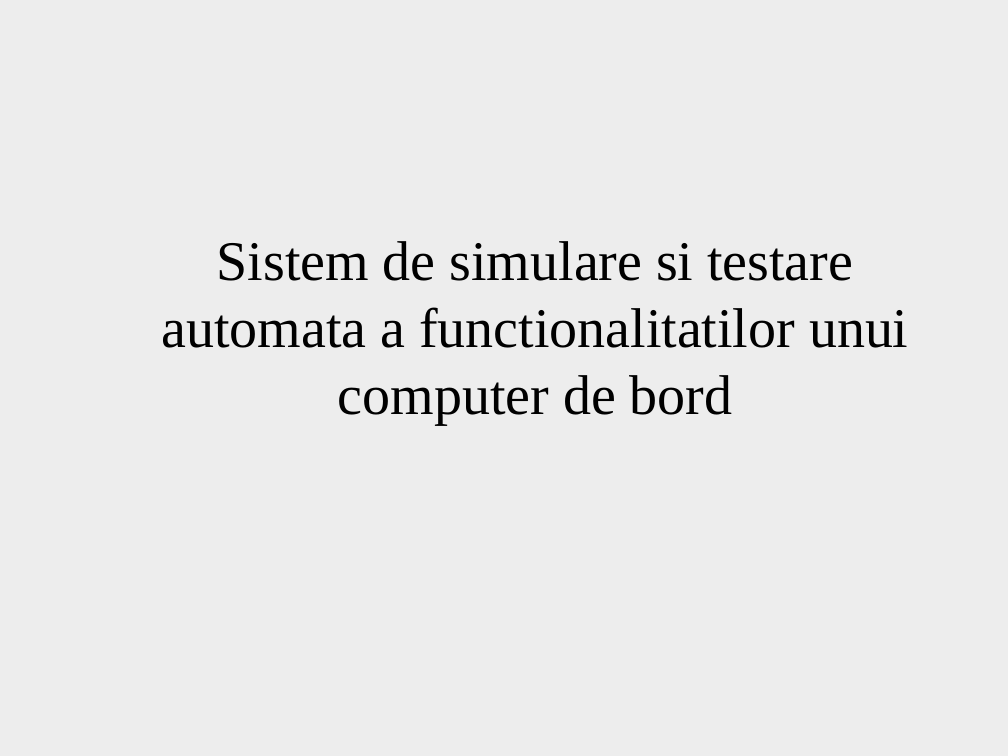
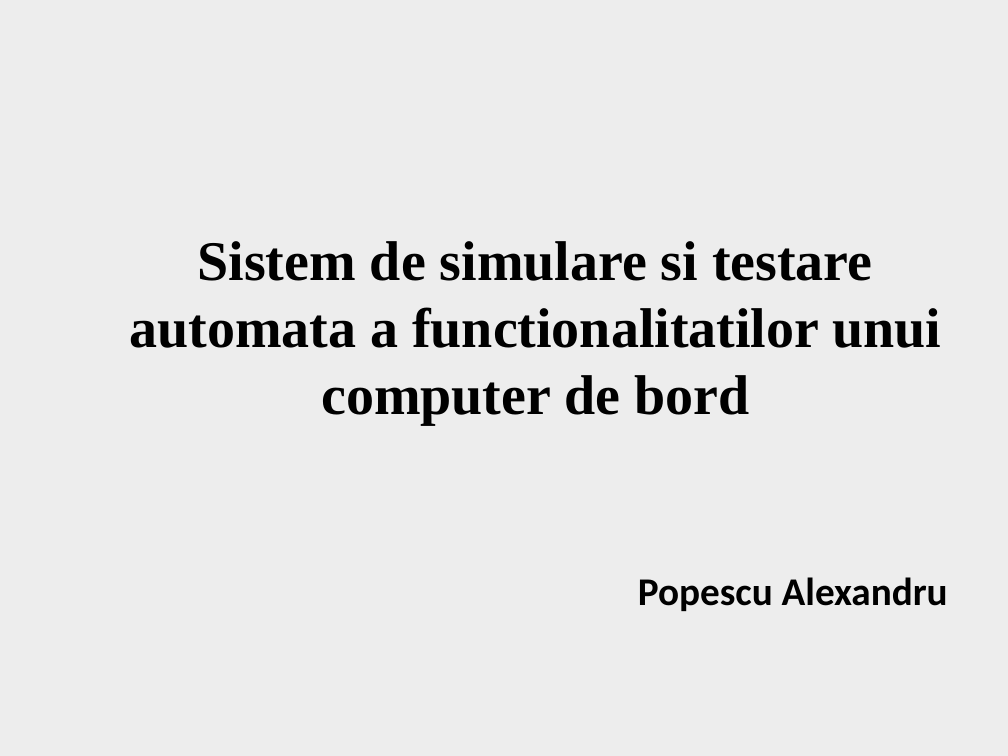
Before and after one commit to A1ex/Speedometer, a slide deck: slide 1 of Office documents/Prezentare Scurta.pptx. Drawn at 1008x756 pixels with LibreOffice and Linux fonts; fonts in the diff are those of the drawing; background and template pictures are left out. Boxes give left, top, right and bottom in pixels: in the first picture for what was removed or moved away, otherwise in the second. Text is boxed around its words. In the diff, an @@ line names an element or a change of style, - is before the commit and + after.

```diff
--- a/Office documents/Prezentare Scurta.pptx
+++ b/Office documents/Prezentare Scurta.pptx
@@ title "Sistem de simulare si testare ..." at [129, 241, 941, 425]: bold on @@
@@ subtitle added at [638, 577, 948, 611], 28 pt, text #000000, bold @@
+Popescu Alexandru
```
Also in this commit, not shown: 8 other slides changed, 4 slides added, 5 slides removed, 2 other files.
